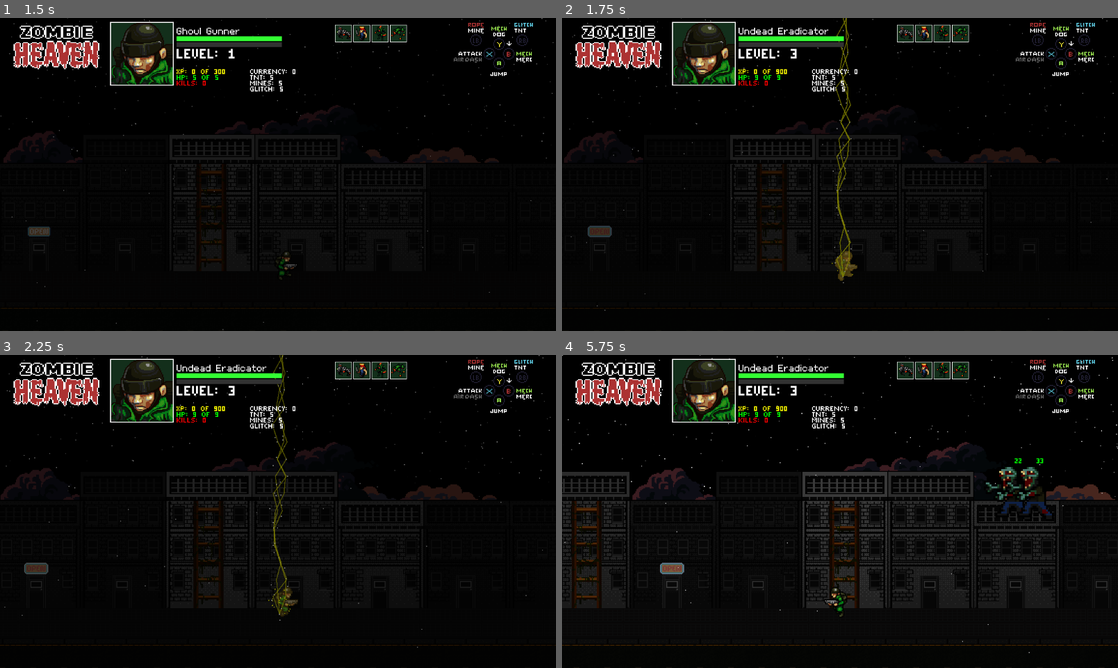
Above: before the commit, frames 1-4 (two rows, left to right).
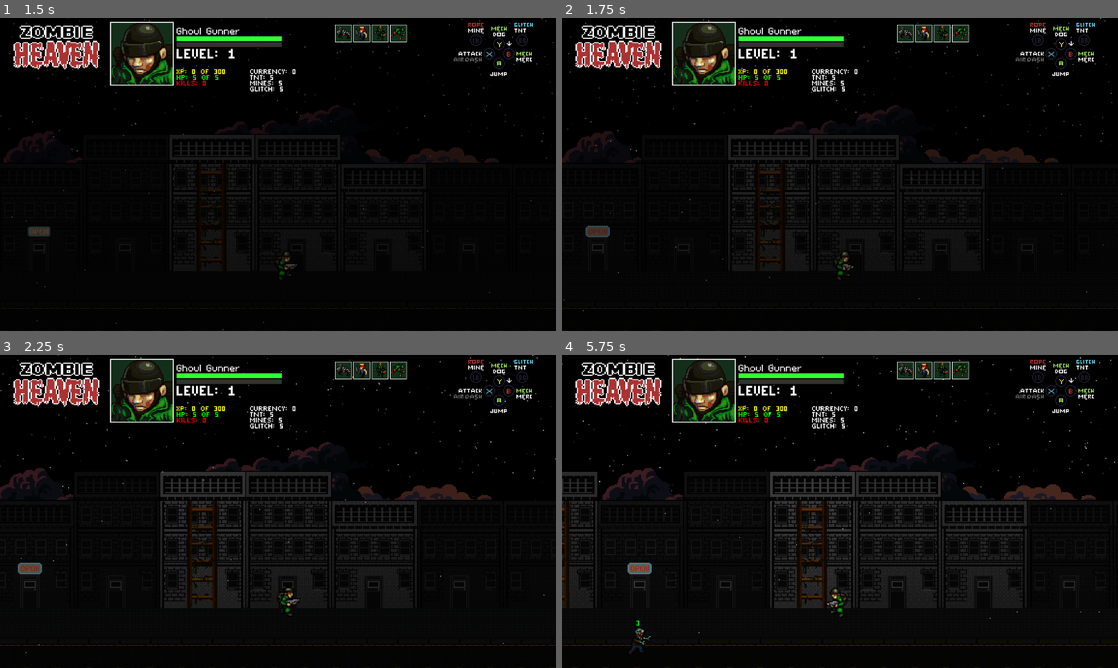
Above: after the commit, the same moments.

Repository: Tekknobot/ZombieSlug
Game: Godot game, scene res://Scenes/Titlescreen.tscn
Two runs of this game, one before a commit and one after it. Both use one fixed random seed, a clock stepped at 60 frames per second and the inputs below.
Inputs:
- Up to frame 1 (1.5 s): tap Enter (ui_accept) at 0.5, 0.77 s; hold Right (ui_right) 0.53-1.28 s; hold Down (ui_down) from 1.28 s (still down)
- Up to frame 2 (1.75 s): keep holding Down (ui_down); tap Enter (ui_accept) at 1.52 s
- Up to frame 3 (2.25 s): release Down (ui_down) at 2.03 s; hold Right (ui_right) from 2.03 s (still down)
- Up to frame 4 (5.75 s): release Right (ui_right) at 2.78 s; hold Up (ui_up) 2.78-3.53 s; tap Enter (ui_accept) at 3.02, 3.77, 4.52 s; hold Left (ui_left) 3.53-5.03 s; hold Down (ui_down) from 5.03 s (still down)

Frame 1 is identical in both runs. In frame 2, 2.2% of the frame differs, in the area x 0-100%, y 0-100%; in frame 3, 4.3%; in frame 4, 10%, in the area x 0-100%, y 0-96%.

Commit message:
Adjust snap to ground mechanic.

Diff:
--- a/Scripts/soldier.gd
+++ b/Scripts/soldier.gd
@@ -252,7 +252,7 @@
 	shock_effect.visible = false
 
 	await get_tree().create_timer(1).timeout
-	Playerstats.set_level(3)
+	Playerstats.set_level(1)
 
 	# start on floor by default:
 	$AnimatedSprite2D.z_index = LAYER_Z_FLOOR
@@ -457,6 +457,33 @@
 	self.velocity = velocity
 	move_and_slide()
 
+	# —————————————————— DYNAMIC GROUND DETECTION ——————————————————
+	var found_ground := false
+	for i in range(get_slide_collision_count()):
+		var col = get_slide_collision(i).get_collider()
+		if not (col is PhysicsBody2D):
+			continue
+
+		# pick highest-priority group
+		if col.is_in_group("Street"):
+			anim.z_index = LAYER_Z_STREET
+			_on_street = true
+			_on_sidewalk = false
+			found_ground = true
+			break
+		elif col.is_in_group("Sidewalk"):
+			anim.z_index = LAYER_Z_SIDEWALK
+			_on_sidewalk = true
+			_on_street = false
+			found_ground = true
+			break
+		elif col.is_in_group("Floor"):
+			anim.z_index = LAYER_Z_FLOOR
+			_on_sidewalk = false
+			_on_street = false
+			found_ground = true
+			break
+
 	# While in the air.
 	_left_roof = true
 
@@ -1075,7 +1102,7 @@
 		global_position.y = best_sw.global_position.y
 
 	# now re-enable collision…
-	await get_tree().create_timer(0.1).timeout
+	await get_tree().create_timer(0.01).timeout
 	$CollisionShape2D.disabled = false
 
 	# and tell the player to ignore all pure‐floor bodies
@@ -1135,7 +1162,7 @@
 	if best_surf:
 		global_position.y = best_surf.global_position.y
 
-	await get_tree().create_timer(0.1).timeout
+	await get_tree().create_timer(0.01).timeout
 	$CollisionShape2D.disabled = false
 
 	_on_street = true
